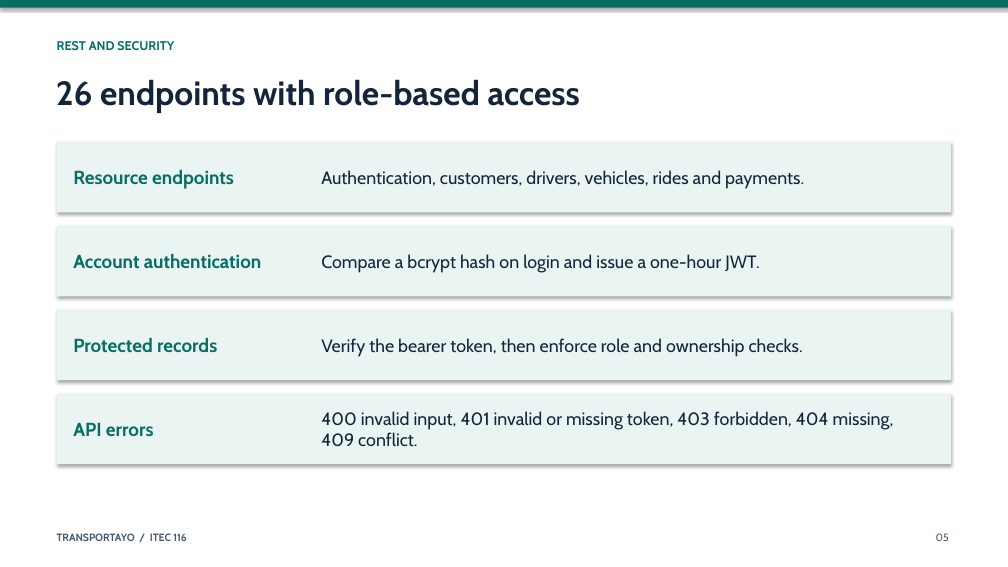
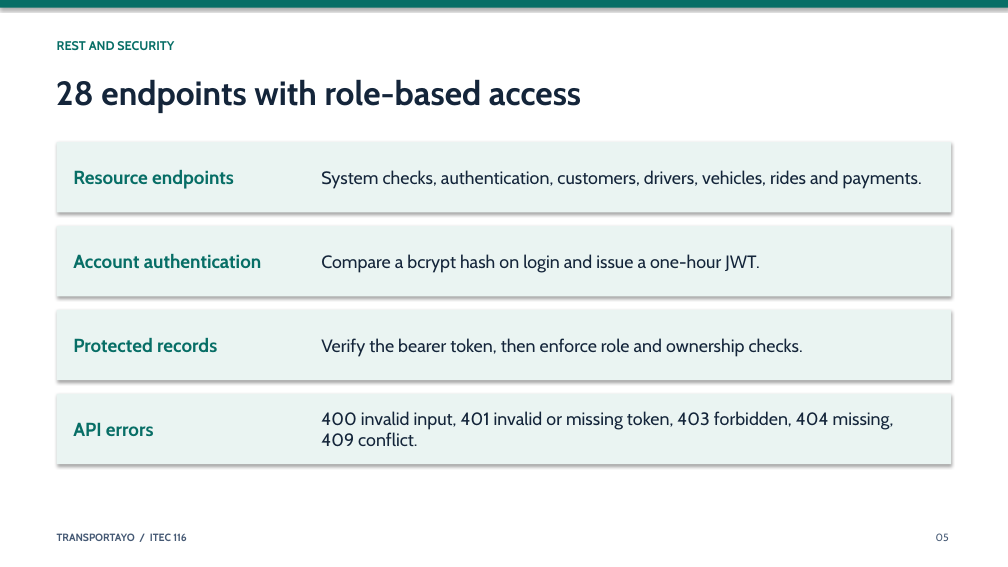
Before and after one commit to RellosaAdriane/Transpotayo, a slide deck: slide 5 of docs/Transportayo-Presentation.pptx. Drawn at 1008x567 pixels with LibreOffice and Linux fonts; fonts in the diff are those of the drawing. Boxes give left, top, right and bottom in pixels: in the first picture for what was removed or moved away, otherwise in the second. Text is boxed around its words. In the diff, an @@ line names an element or a change of style, - is before the commit and + after.

Commit message:
Add server and database status endpoints

```diff
--- a/docs/Transportayo-Presentation.pptx
+++ b/docs/Transportayo-Presentation.pptx
@@ text at [56,79,581,113]: text changed @@
-26 endpoints with role-based access
+28 endpoints with role-based access
@@ text at [321,170,922,189]: text changed @@
-Authentication, customers, drivers, vehicles, rides and payments.
+System checks, authentication, customers, drivers, vehicles, rides and payments.
```
Also in this commit, not shown: 2 other slides changed, 5 other files.
